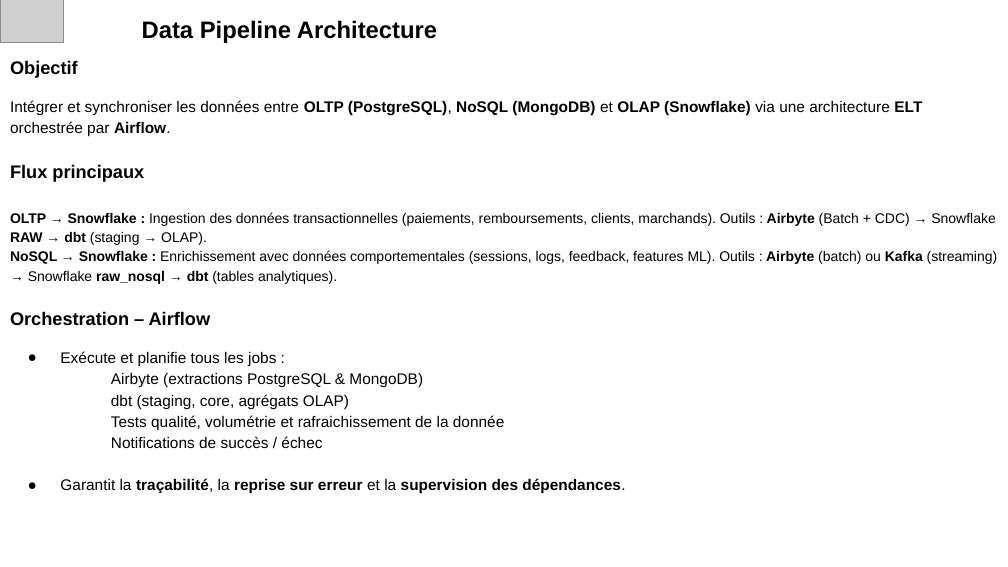
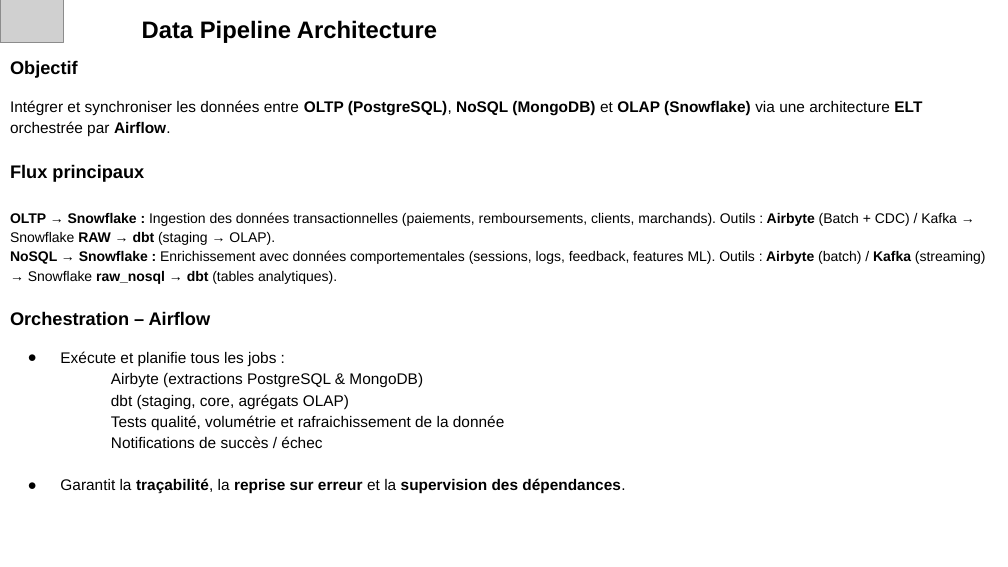
Before and after one commit to aurelienchalm/LDS_block_2_lead, a slide deck: slide 15 of LDS_Block_2_Lead.pptx. Drawn at 1008x567 pixels with LibreOffice and Linux fonts; fonts in the diff are those of the drawing; grey boxes stand for pictures. Boxes give left, top, right and bottom in pixels: in the first picture for what was removed or moved away, otherwise in the second. Text is boxed around its words. In the diff, an @@ line names an element or a change of style, - is before the commit and + after.

```diff
--- a/LDS_Block_2_Lead.pptx
+++ b/LDS_Block_2_Lead.pptx
@@ title at box(10, 212, 986, 284): text changed @@
-OLTP → Snowflake : Ingestion des données transactionnelles (paiements, remboursements, clients, marchands). Outils : Airbyte (Batch + CDC) → Snowflake RAW → dbt (staging → OLAP).
-NoSQL → Snowflake : Enrichissement avec données comportementales (sessions, logs, feedback, features ML). Outils : Airbyte (batch) ou Kafka (streaming) → Snowflake raw_nosql → dbt (tables analytiques).
+OLTP → Snowflake : Ingestion des données transactionnelles (paiements, remboursements, clients, marchands). Outils : Airbyte (Batch + CDC) / Kafka → Snowflake RAW → dbt (staging → OLAP).
+NoSQL → Snowflake : Enrichissement avec données comportementales (sessions, logs, feedback, features ML). Outils : Airbyte (batch) / Kafka (streaming) → Snowflake raw_nosql → dbt (tables analytiques).
```
Also in this commit, not shown: 6 other slides changed, 11 other files.
